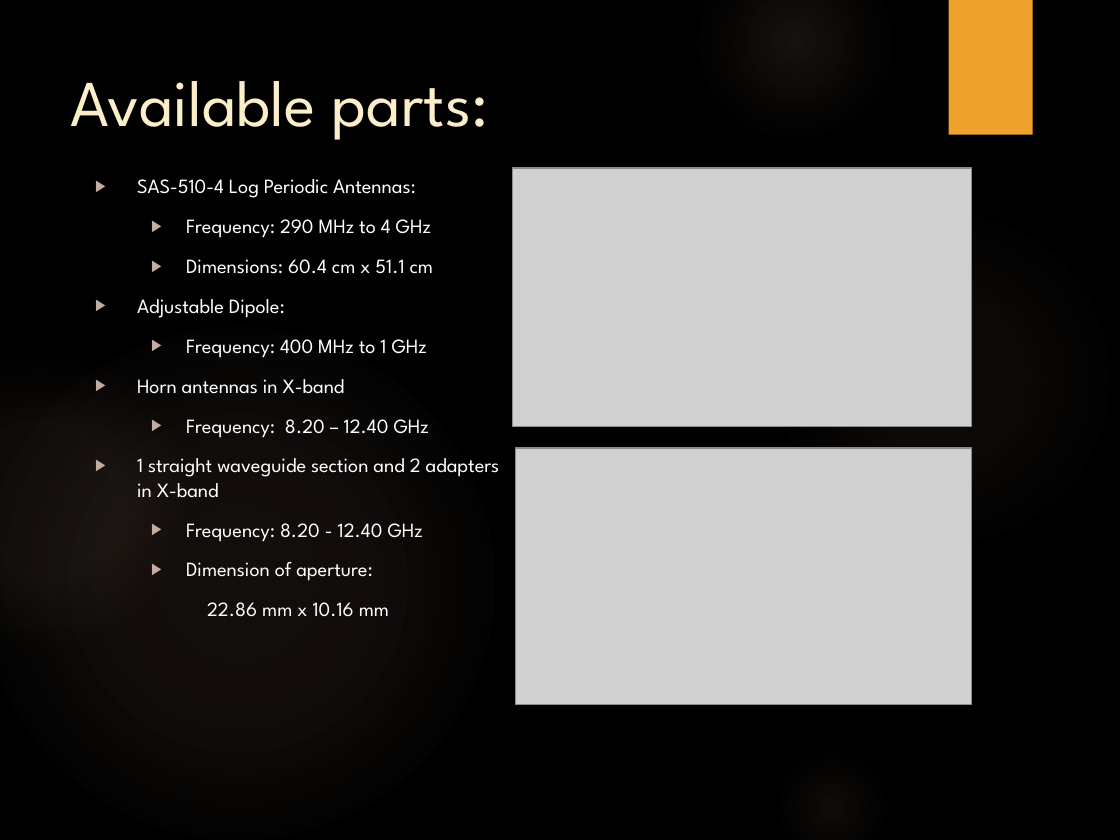
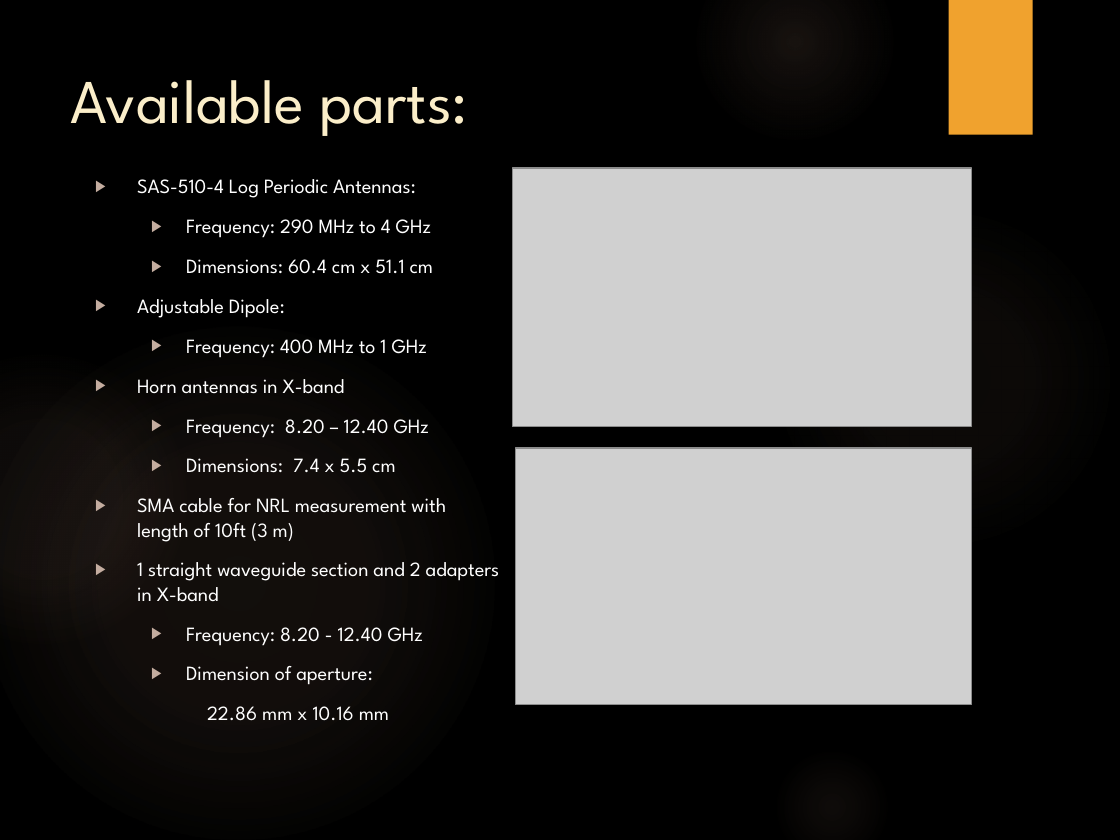
Before and after one commit to trankhiemha/ECE412-413-Capstone-Project-N3, a slide deck: slide 9 of Capstone project proposal presentation.pptx. Drawn at 1120x840 pixels with LibreOffice and Linux fonts; fonts in the diff are those of the drawing; grey boxes stand for pictures; background and template pictures are left out. Boxes give left, top, right and bottom in pixels: in the first picture for what was removed or moved away, otherwise in the second. Text is boxed around its words. In the diff, an @@ line names an element or a change of style, - is before the commit and + after.

```diff
--- a/Capstone project proposal presentation.pptx
+++ b/Capstone project proposal presentation.pptx
@@ title "Available parts:" at (71,80,468,136): size 42 to 40 pt @@
@@ text at (137,458,446,542): paragraphs added @@
+  ▶ Dimensions: 7.4 x 5.5 cm
+▶ SMA cable for NRL measurement with length of 10ft (3 m)
```
Also in this commit, not shown: 11 other slides changed, 2 slides added, 1 slide removed.
